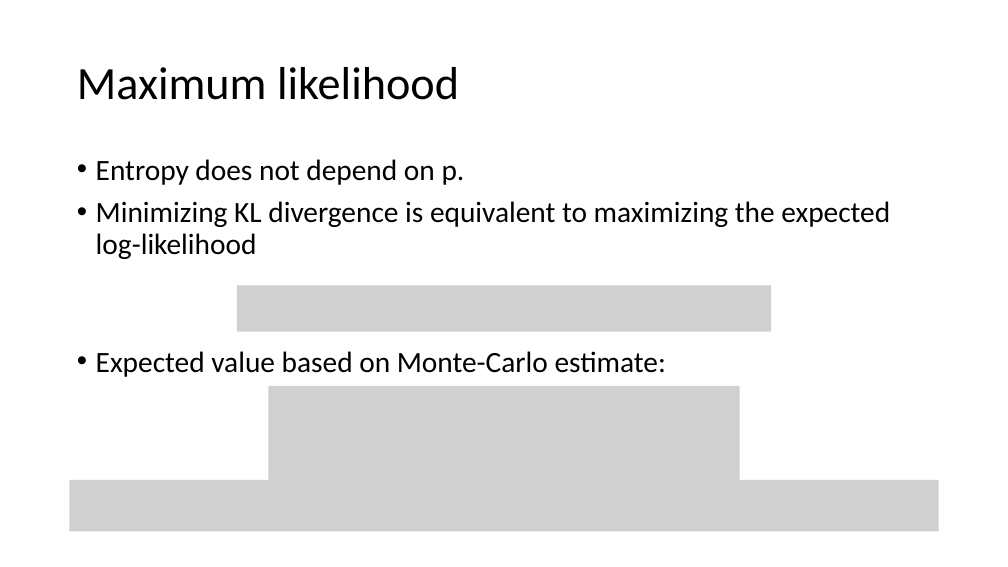
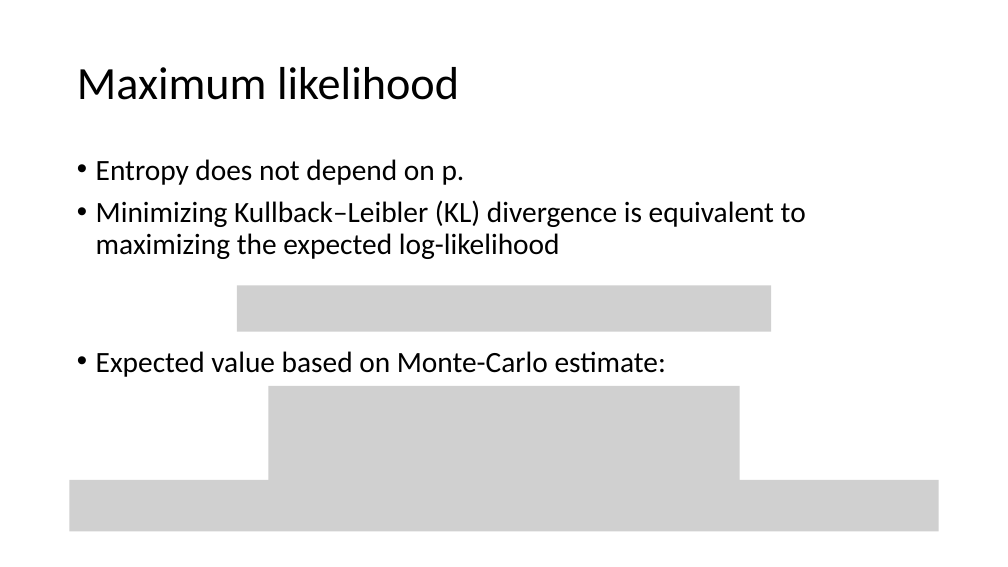
Before and after one commit to nguyenduyhanlam/Probabilistic_Graphical_Models, a slide deck: slide 13 of NguyenDuyHanLam_196005004/baocao.pptx. Drawn at 1008x567 pixels with LibreOffice and Linux fonts; fonts in the diff are those of the drawing; grey boxes stand for pictures. Boxes give left, top, right and bottom in pixels: in the first picture for what was removed or moved away, otherwise in the second. Text is boxed around its words. In the diff, an @@ line names an element or a change of style, - is before the commit and + after.

Commit message:
update

```diff
--- a/NguyenDuyHanLam_196005004/baocao.pptx
+++ b/NguyenDuyHanLam_196005004/baocao.pptx
@@ text at (96, 200, 806, 259): text changed @@
-• Minimizing KL divergence is equivalent to maximizing the expected log-likelihood
+• Minimizing Kullback–Leibler (KL) divergence is equivalent to maximizing the expected log-likelihood
```
Also in this commit, not shown: 1 other slide changed, 7 slides added, 1 slide removed.
